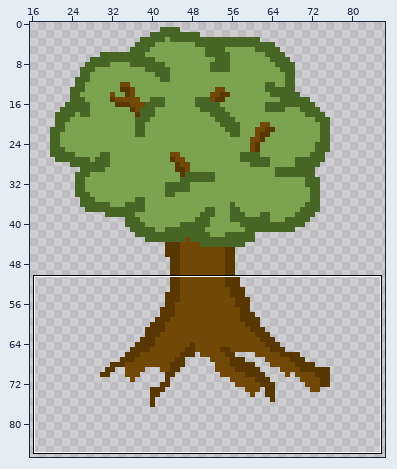
Two states of a sprite sheet, Assets/Sprites/tree_1.png. Above: a wide view before the commit, with the close-up outlined.
Close-up. Earlier state:
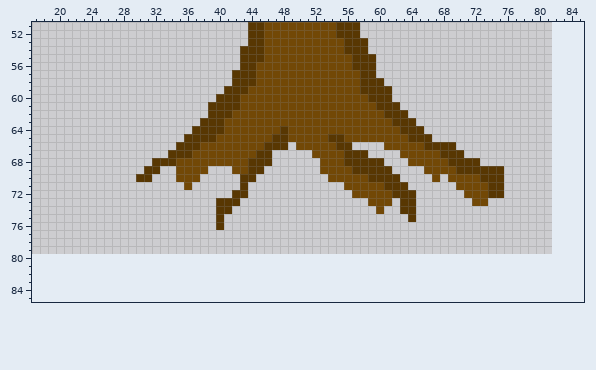
The file is 70x80 pixels. Shown: x 17..85, y 51..85. The old version is drawn lined up with the new one, on the new canvas. The wide view leaves out empty margins.
After:
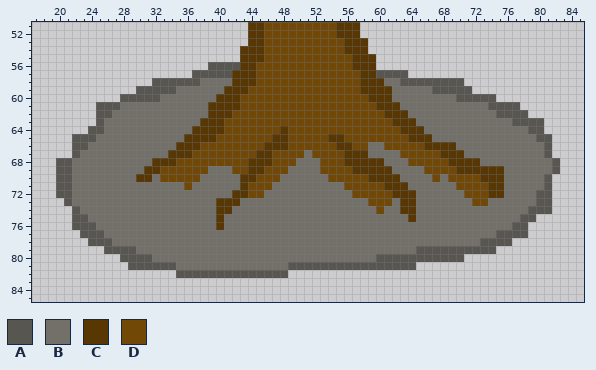
Palette (. is transparent): A #585651  B #727069  C #583702  D #724806
The edit:
canvas 70x80 -> 102x88, the old top-left corner now at 12,0
Changed rows in their new state; - is an unchanged pixel.
first column x 20:
56 -------------------AAAA----------------------------------------
57 -----------------AAAAA------------------AAAA-------------------
58 ------------AAAAAABBBB-------------------BBAAAAAAAA------------
59 ----------AAAAABBBBBB---------------------BBBBBAAAAA-----------
60 --------AAAAABBBBBBB----------------------BBBBBBBBAAAAA--------
61 -----AAABBBBBBBBBBB------------------------BBBBBBBBBBBAAAA-----
62 -----AABBBBBBBBBBBB-------------------------BBBBBBBBBBBAAAA----
63 -----ABBBBBBBBBBBB---------------------------BBBBBBBBBBBBAAAA--
64 ----AABBBBBBBBBBB-----------------------------BBBBBBBBBBBBBAA--
65 --AAABBBBBBBBBBB-------------------------------BBBBBBBBBBBBBAA-
66 --AABBBBBBBBBBB--------------D-------DDBB---------BBBBBBBBBBBA-
67 --ABBBBBBBBBBB-------------DDDDB-------BBBB--------BBBBBBBBBBA-
68 AABBBBBBBBBB---------------DDDBBB--------BBB---------BBBBBBBBBA
69 AABBBBBBBBB--DD----BBB----DDDBBBB---------BBBB----------BBBBBBA
70 AABBBBBBBB--BDD---BBBBB--DDDBBBBBB---------BBBB-B-------BBBBBA-
71 AABBBBBBBBBBBBBB-BBBBBB-DDDBBBBBBBBB--------BBBBBB------BBBBBA-
72 AABBBBBBBBBBBBBBBBBBBB--DDBBBBBBBBBBB--------BBBBBB-----BBBBAA-
73 -ABBBBBBBBBBBBBBBBBB---BBBBBBBBBBBBBBBB---B--BBBBBBB--BBBBBBAA-
74 --ABBBBBBBBBBBBBBBBB--BBBBBBBBBBBBBBBBBB-BB--BBBBBBBBBBBBBBAAA-
75 --AABBBBBBBBBBBBBBBB-BBBBBBBBBBBBBBBBBBBBBBB-BBBBBBBBBBBBBAA---
76 --AAABBBBBBBBBBBBBBB-BBBBBBBBBBBBBBBBBBBBBBBBBBBBBBBBBBBBAA----
77 ---AAABBBBBBBBBBBBBBBBBBBBBBBBBBBBBBBBBBBBBBBBBBBBBBBBBAAAA----
78 ----AAABBBBBBBBBBBBBBBBBBBBBBBBBBBBBBBBBBBBBBBBBBBBBBAAAA------
79 ------AAAABBBBBBBBBBBBBBBBBBBBBBBBBBBBBBBBBBBAAAAAAAAAA--------
80 --------AAAABBBBBBBBBBBBBBBBBBBBBBBBBBBBAAAAAAAAAAA------------
81 ---------AAAAAABBBBBBBBBBBBBBAAAAAAAAAAAAAAAA------------------
82 ---------------AAAAAAAAAAAAAA----------------------------------
Boxes around the changes in both close-ups, in picture pixels (x1, y1, x2, y2):
added: (56, 62, 560, 278)
